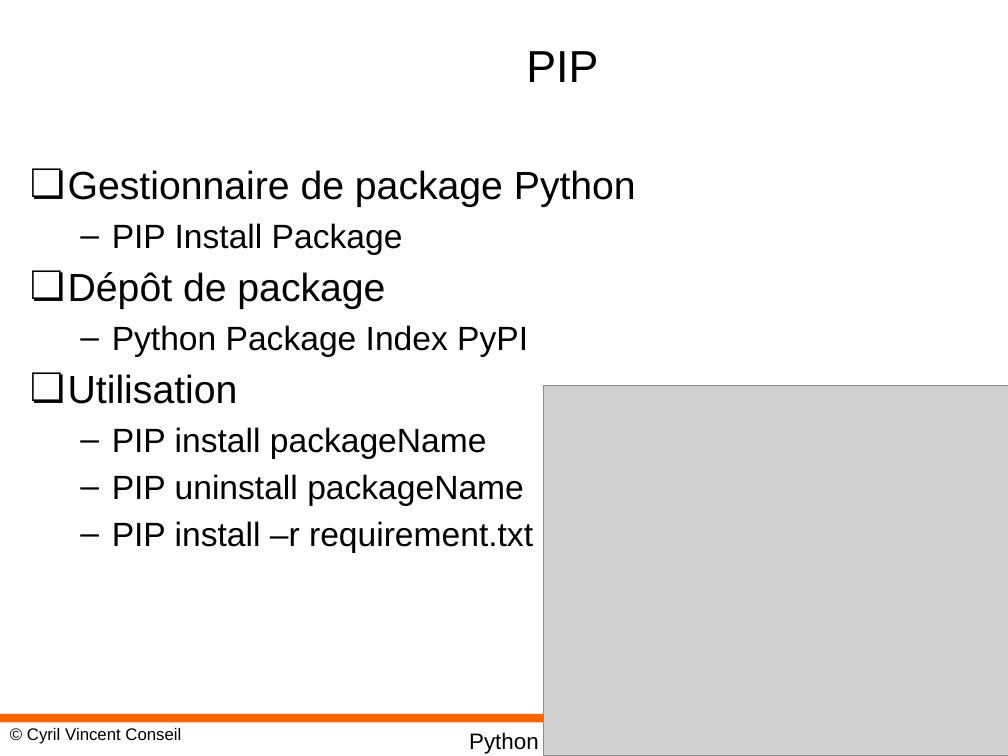
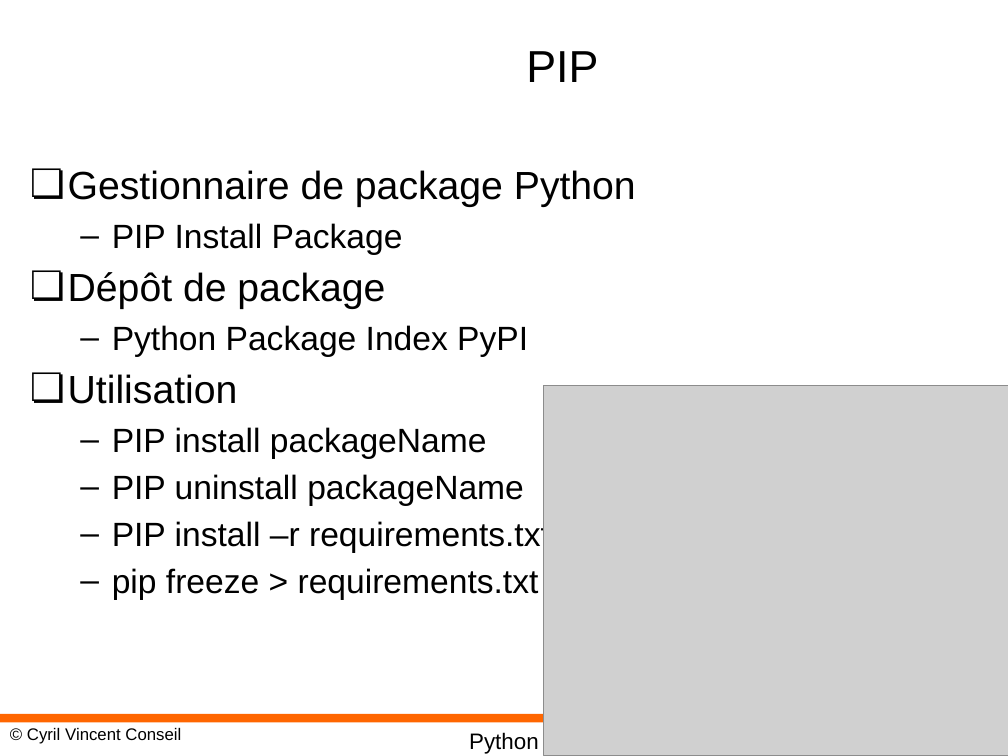
Before and after one commit to cyrilvincent/mlops, a slide deck: slide 37 of ppt/MLOps03-ML.pptx. Drawn at 1008x756 pixels with LibreOffice and Linux fonts; fonts in the diff are those of the drawing; grey boxes stand for pictures; background and template pictures are left out. Boxes give left, top, right and bottom in pixels: in the first picture for what was removed or moved away, otherwise in the second. Text is boxed around its words. In the diff, an @@ line names an element or a change of style, - is before the commit and + after.

```diff
--- a/ppt/MLOps03-ML.pptx
+++ b/ppt/MLOps03-ML.pptx
@@ text at (112,519,550,600): text changed @@
-  – PIP install –r requirement.txt
+  – PIP install –r requirements.txt
+  – pip freeze > requirements.txt
```
Also in this commit, not shown: 3 other files.
